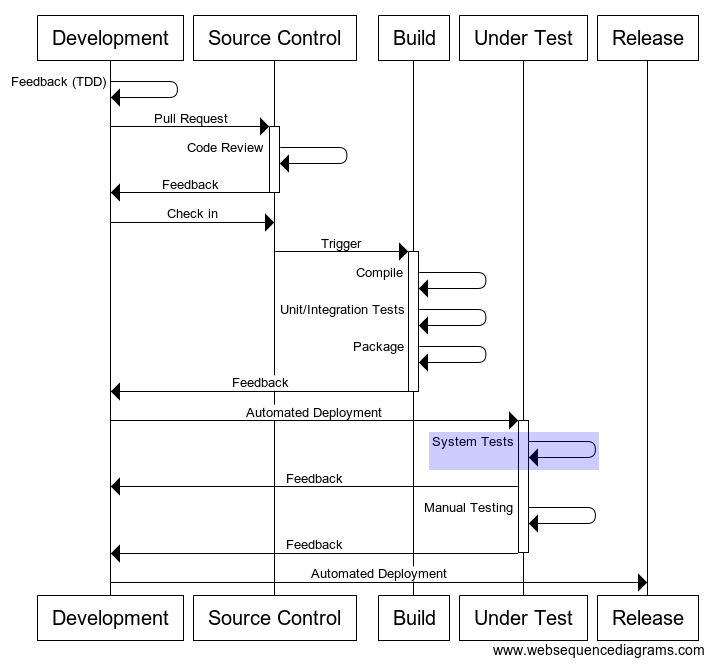
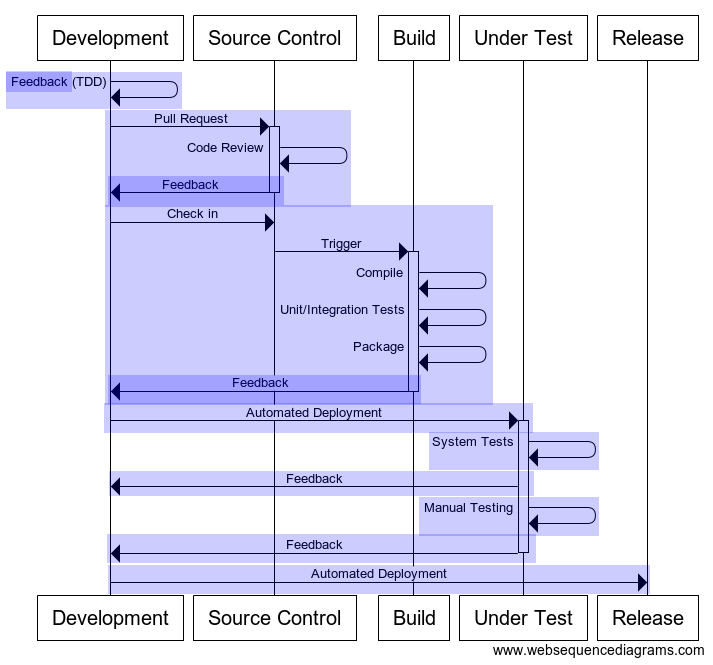
Layers edited between the first and the second 713px x 665px image:
added layer "070 - TDD" (20%) above "060 - Code Review" over [6, 72, 182, 109]
added layer "060 - Code Review" (20%) above "050 - Build" over [105, 110, 351, 207]
added layer "050 - Build" (20%) above "040 - System Tests" over [105, 205, 493, 405]
showed "030 - Manual Testing" over [419, 497, 599, 536]
showed "020 - Automated Deployment" over [104, 403, 650, 594]
showed "010 - Feedback" over [6, 71, 536, 563]
